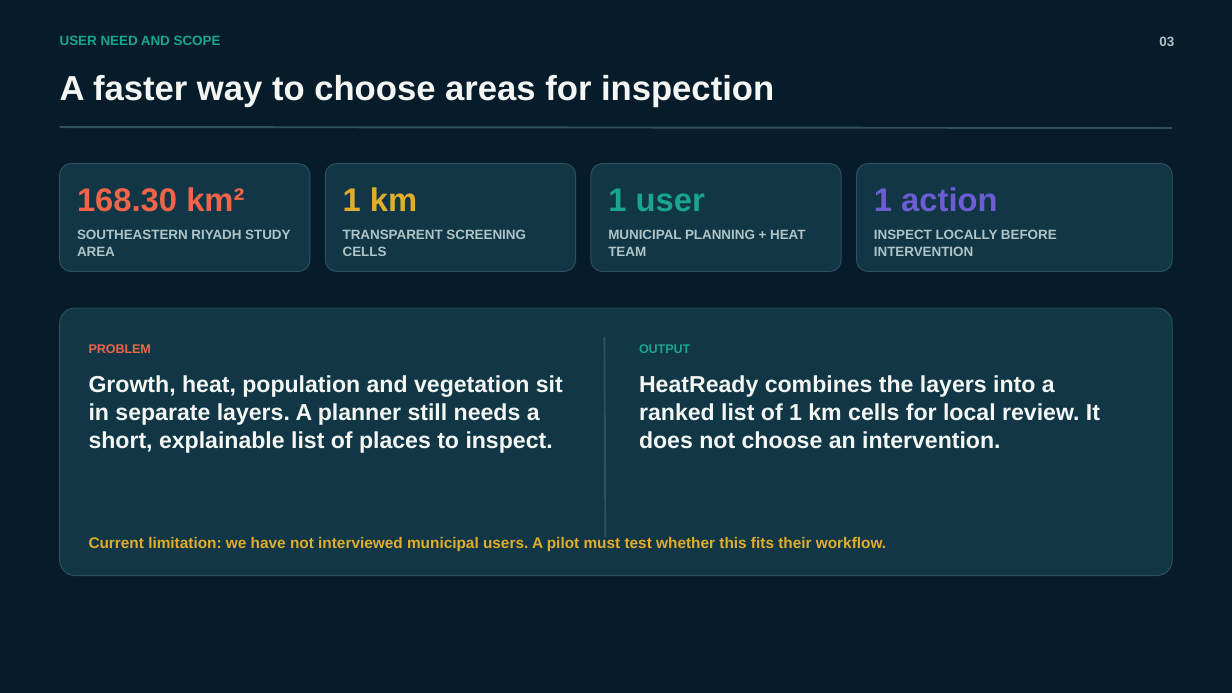
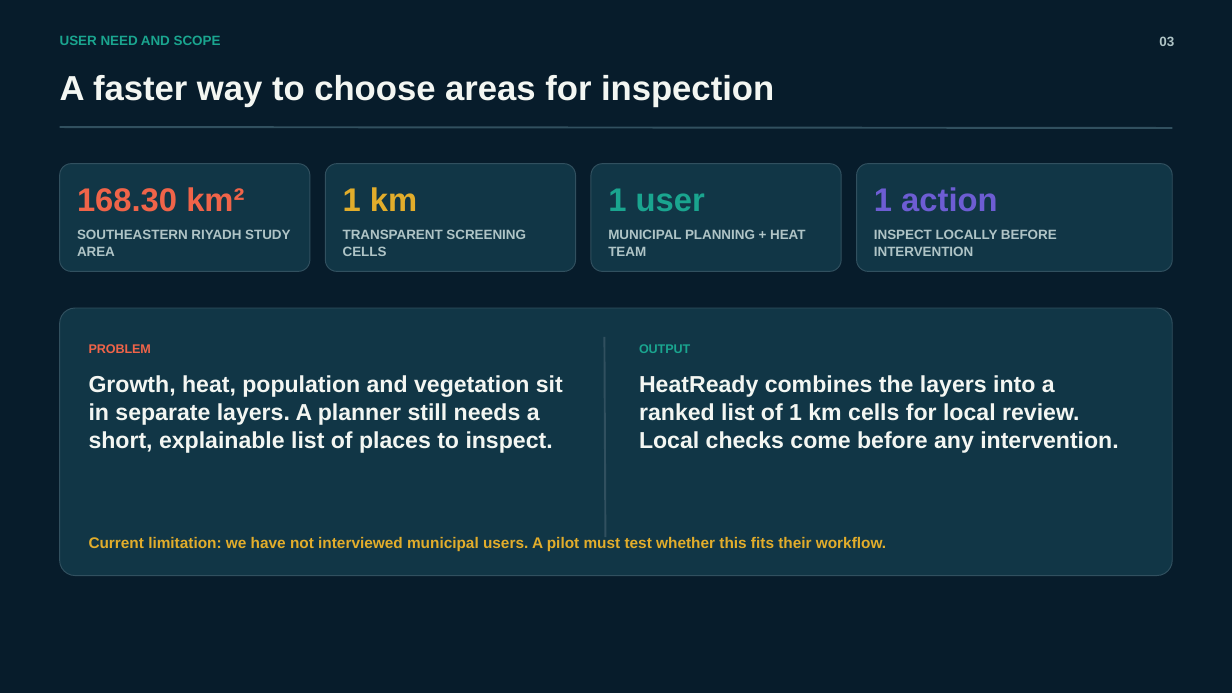
Before and after one commit to Yusuf-Karanib/riyadh-heatready, a slide deck: slide 3 of slides/Riyadh_HeatReady_Final_Judging_Pitch_SUBMIT.pptx. Drawn at 1232x693 pixels with LibreOffice and Linux fonts; fonts in the diff are those of the drawing. Boxes give left, top, right and bottom in pixels: in the first picture for what was removed or moved away, otherwise in the second. Text is boxed around its words. In the diff, an @@ line names an element or a change of style, - is before the commit and + after.

```diff
--- a/slides/Riyadh_HeatReady_Final_Judging_Pitch_SUBMIT.pptx
+++ b/slides/Riyadh_HeatReady_Final_Judging_Pitch_SUBMIT.pptx
@@ text at (x1=639, y1=375, x2=1118, y2=453): text changed @@
-HeatReady combines the layers into a ranked list of 1 km cells for local review. It does not choose an intervention.
+HeatReady combines the layers into a ranked list of 1 km cells for local review. Local checks come before any intervention.
```
Also in this commit, not shown: 7 other slides changed, 4 other files.
